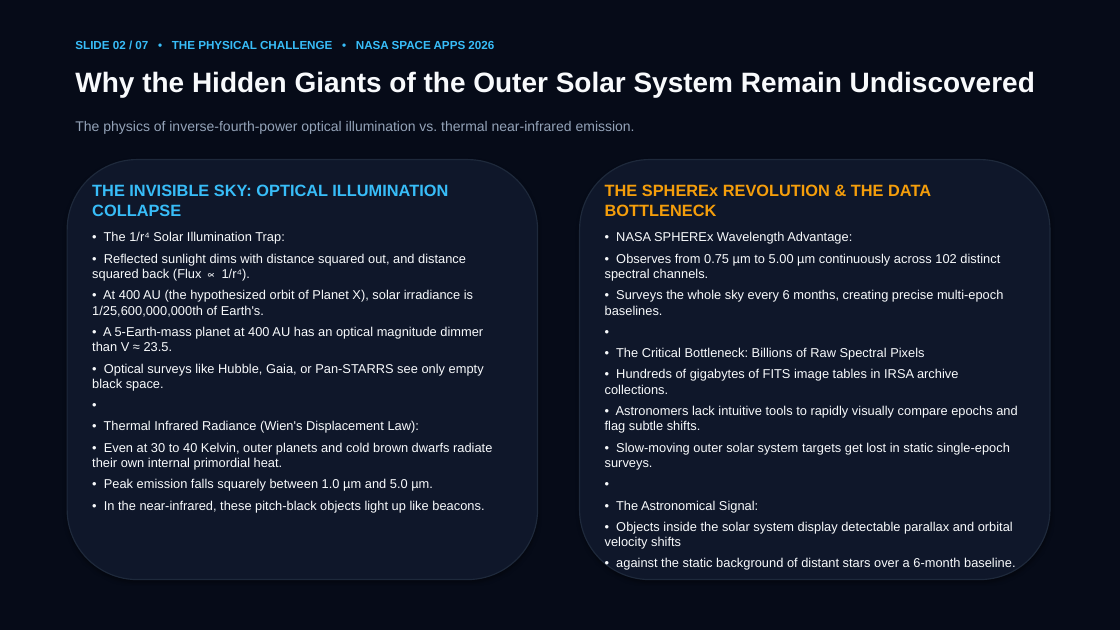
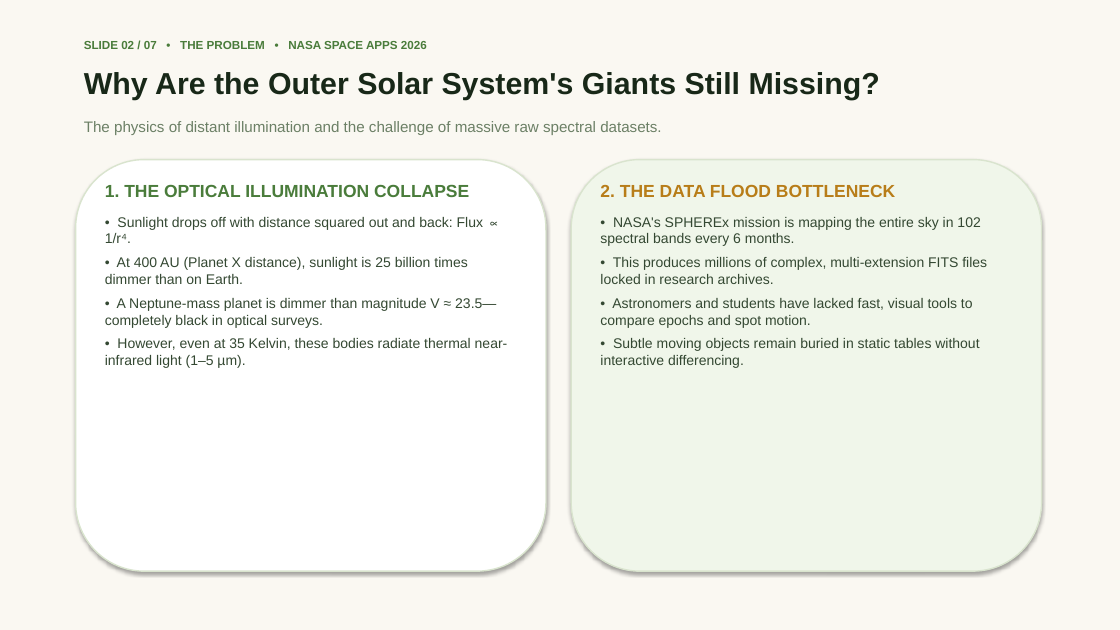
Before and after one commit to Mazonia/photonx, a slide deck: slide 2 of PhotonX_Official_Presentation.pptx. Drawn at 1120x630 pixels with LibreOffice and Linux fonts; fonts in the diff are those of the drawing. Boxes give left, top, right and bottom in pixels: in the first picture for what was removed or moved away, otherwise in the second. Text is boxed around its words. In the diff, an @@ line names an element or a change of style, - is before the commit and + after.

```diff
--- a/PhotonX_Official_Presentation.pptx
+++ b/PhotonX_Official_Presentation.pptx
@@ rectangle at [0,0,1120,630]: fill #060B18 to #FAF8F2; outline #060B18 0.75 pt to #FAF8F2 0.75 pt @@
@@ text at [84,41,427,49]: text changed; text colour #38BDF8 to #4A7C3B @@
-SLIDE 02 / 07 • THE PHYSICAL CHALLENGE • NASA SPACE APPS 2026
+SLIDE 02 / 07 • THE PROBLEM • NASA SPACE APPS 2026
@@ text at [84,72,880,101]: text changed; size 24 to 26 pt; text colour #F8FAFC to #182818 @@
-Why the Hidden Giants of the Outer Solar System Remain Undiscovered
+Why Are the Outer Solar System's Giants Still Missing?
@@ text at [84,121,661,135]: text changed; size 12 to 13 pt; text colour #94A3B8 to #6C8066 @@
-The physics of inverse-fourth-power optical illumination vs. thermal near-infrared emission.
+The physics of distant illumination and the challenge of massive raw spectral datasets.
@@ rounded rectangle: place and size @@
-rounded rectangle at [67,160,538,580]
+rounded rectangle at [76,160,546,571]
@@ rounded rectangle at [76,160,546,571]: fill #0F172A to #FFFFFF; outline #1E293B 1 pt to #D9E4CE 1.2 pt @@
@@ rounded rectangle: place and size @@
-rounded rectangle at [580,160,1050,580]
+rounded rectangle at [571,160,1042,571]
@@ rounded rectangle at [571,160,1042,571]: fill #0F172A to #F0F6EA; outline #1E293B 1 pt to #D9E4CE 1.2 pt @@
@@ text at [105,185,508,368]: text changed; size 11 to 12 pt; text colour #F8FAFC to #344832 @@
-THE INVISIBLE SKY: OPTICAL ILLUMINATION COLLAPSE
-• The 1/r⁴ Solar Illumination Trap:
-• Reflected sunlight dims with distance squared out, and distance squared back (Flux ∝ 1/r⁴).
-• At 400 AU (the hypothesized orbit of Planet X), solar irradiance is 1/25,600,000,000th of Earth's.
-• A 5-Earth-mass planet at 400 AU has an optical magnitude dimmer than V ≈ 23.5.
-• Optical surveys like Hubble, Gaia, or Pan-STARRS see only empty black space.
-•
-• Thermal Infrared Radiance (Wien's Displacement Law):
-• Even at 30 to 40 Kelvin, outer planets and cold brown dwarfs radiate their own internal primordial heat.
-• Peak emission falls squarely between 1.0 µm and 5.0 µm.
-• In the near-infrared, these pitch-black objects light up like beacons.
+1. THE OPTICAL ILLUMINATION COLLAPSE
+• Sunlight drops off with distance squared out and back: Flux ∝ 1/r⁴.
+• At 400 AU (Planet X distance), sunlight is 25 billion times dimmer than on Earth.
+• A Neptune-mass planet is dimmer than magnitude V ≈ 23.5—completely black in optical surveys.
+• However, even at 35 Kelvin, these bodies radiate thermal near-infrared light (1–5 µm).
@@ text at [600,184,987,368]: text changed; size 11 to 12 pt; text colour #F8FAFC to #344832 @@
-THE SPHEREx REVOLUTION & THE DATA BOTTLENECK
-• NASA SPHEREx Wavelength Advantage:
-• Observes from 0.75 µm to 5.00 µm continuously across 102 distinct spectral channels.
-• Surveys the whole sky every 6 months, creating precise multi-epoch baselines.
-•
-• The Critical Bottleneck: Billions of Raw Spectral Pixels
-• Hundreds of gigabytes of FITS image tables in IRSA archive collections.
-• Astronomers lack intuitive tools to rapidly visually compare epochs and flag subtle shifts.
-• Slow-moving outer solar system targets get lost in static single-epoch surveys.
-•
-• The Astronomical Signal:
-• Objects inside the solar system display detectable parallax and orbital velocity shifts
-• against the static background of distant stars over a 6-month baseline.
+2. THE DATA FLOOD BOTTLENECK
+• NASA's SPHEREx mission is mapping the entire sky in 102 spectral bands every 6 months.
+• This produces millions of complex, multi-extension FITS files locked in research archives.
+• Astronomers and students have lacked fast, visual tools to compare epochs and spot motion.
+• Subtle moving objects remain buried in static tables without interactive differencing.
```
Also in this commit, not shown: 5 other slides changed, 1 slide added, 1 slide removed, 4 other files.
